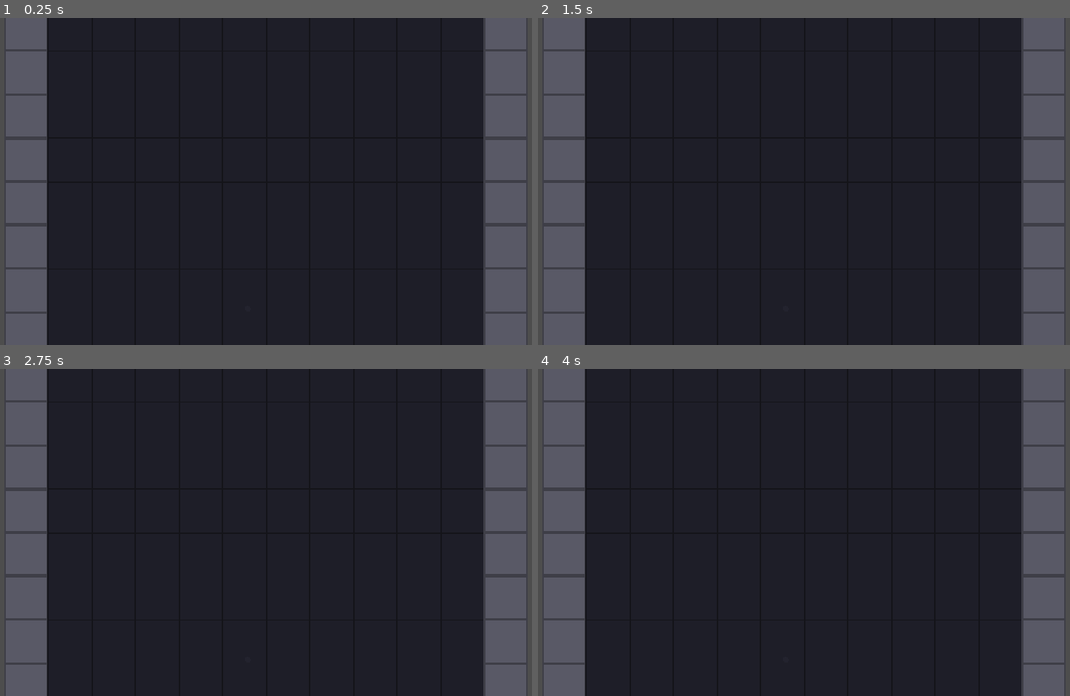
Above: before the commit, frames 1-4 (two rows, left to right).
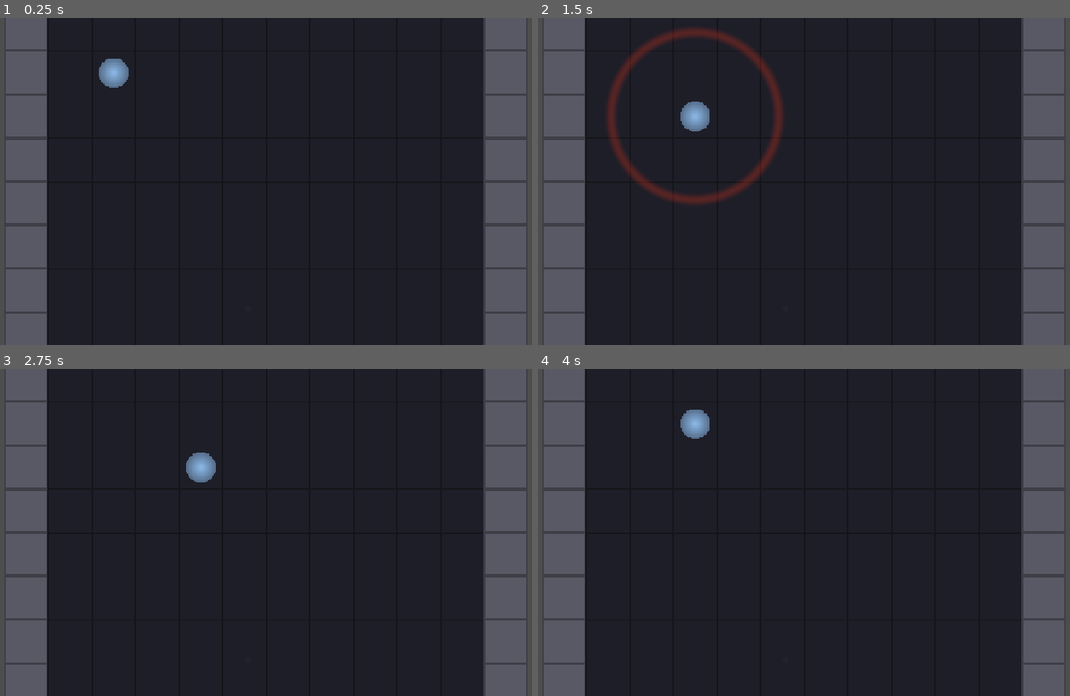
Above: after the commit, the same moments.

Repository: saagpatel/PhantomFrequencies
Game: Godot game, scene res://Scenes/Levels/TestLevel.tscn
Same seed, same stepped clock (60 frames per second), same inputs: the game is played once before the commit and once after it.
Inputs:
- Up to frame 1 (0.25 s): no input
- Up to frame 2 (1.5 s): tap Enter at 0.5 s; hold Right (ui_right) 0.53-1.28 s; hold Down (ui_down) from 1.28 s (still down)
- Up to frame 3 (2.75 s): release Down (ui_down) at 2.03 s; hold Right (ui_right) from 2.03 s (still down)
- Up to frame 4 (4 s): tap Space at 2.75 s; release Right (ui_right) at 2.78 s; hold Up (ui_up) 2.78-3.53 s; tap Enter at 3.5 s; hold Left (ui_left) from 3.53 s (still down)

The runs differ from the first frame. In frame 1, 0.4% of the frame differs, in the area x 18-25%, y 12-22%; in frame 2, 3.0%, in the area x 13-47%, y 3-57%; in frame 3, 0.4%; in frame 4, 0.4%.

Commit message:
feat(player): add grid movement, sound propagation, and wave VFX
- Player scene with beat-aligned grid movement (WASD/arrows)
- On-beat movement is silent (green flash), off-beat emits sound (red flash)
- SoundPropagation autoload: event system with TTL, wall blocking via Bresenham
- SoundWave VFX: shader-driven expanding rings, 20-instance object pool
- Procedural player sprite (ghostly circle) and collision shape
- WASD input mappings added to project config

Diff:
--- a/Scenes/Levels/TestLevel.gd
+++ b/Scenes/Levels/TestLevel.gd
@@ -18,6 +18,10 @@
 	var tilemap: TileMapLayer = $TileMapLayer
 	_setup_tileset(tilemap)
 	_generate_room(tilemap)
+
+	# Wire up SoundPropagation with the tilemap and wave pool
+	SoundPropagation.set_tilemap(tilemap)
+	SoundPropagation.init_wave_pool(self)
 
 
 func _setup_tileset(tilemap: TileMapLayer) -> void:
--- a/Scenes/Levels/TestLevel.tscn
+++ b/Scenes/Levels/TestLevel.tscn
@@ -1,7 +1,8 @@
-[gd_scene load_steps=4 format=3 uid="uid://ctest_level"]
+[gd_scene load_steps=5 format=3 uid="uid://ctest_level"]
 
 [ext_resource type="Script" path="res://Scenes/Levels/TestLevel.gd" id="1_level"]
 [ext_resource type="PackedScene" uid="uid://bbeat_indicator" path="res://Scenes/UI/BeatIndicator.tscn" id="2_beat"]
+[ext_resource type="PackedScene" uid="uid://cplayer" path="res://Scenes/Player/Player.tscn" id="3_player"]
 
 [sub_resource type="TileSet" id="TileSet_room"]
 tile_size = Vector2i(64, 64)
@@ -12,6 +13,9 @@
 [node name="TileMapLayer" type="TileMapLayer" parent="."]
 tile_set = SubResource("TileSet_room")
 
+[node name="Player" parent="." instance=ExtResource("3_player")]
+position = Vector2(160, 160)
+
 [node name="Camera2D" type="Camera2D" parent="."]
 position = Vector2(384, 320)
 zoom = Vector2(1.5, 1.5)
--- /dev/null
+++ b/Scenes/Player/Player.gd
@@ -0,0 +1,131 @@
+extends CharacterBody2D
+## Player character — ghost infiltrating the signal tower.
+## Grid-based movement that checks beat timing.
+## On-beat = silent. Off-beat = emits sound.
+
+const SPRITE_SIZE: float = 48.0
+const FLASH_DURATION: float = 0.15
+
+var grid_position: Vector2i = Vector2i(2, 2)
+var _is_moving: bool = false
+var _tilemap: TileMapLayer = null
+var _sprite: Sprite2D = null
+
+
+func _ready() -> void:
+	# Find the tilemap in the parent level
+	_tilemap = get_parent().get_node_or_null("TileMapLayer") as TileMapLayer
+	_sprite = $Sprite2D
+	_setup_sprite()
+	_setup_collision()
+	_snap_to_grid()
+
+
+func _setup_sprite() -> void:
+	# Generate a ghostly diamond/circle placeholder sprite
+	var size: int = int(SPRITE_SIZE)
+	var img: Image = Image.create(size, size, false, Image.FORMAT_RGBA8)
+	var center: Vector2 = Vector2(size / 2.0, size / 2.0)
+	var radius: float = size / 2.0 - 2.0
+	for x: int in range(size):
+		for y: int in range(size):
+			var dist: float = Vector2(x, y).distance_to(center)
+			if dist < radius:
+				var alpha: float = 1.0 - (dist / radius) * 0.5
+				img.set_pixel(x, y, Color(1.0, 1.0, 1.0, alpha))
+	_sprite.texture = ImageTexture.create_from_image(img)
+
+
+func _setup_collision() -> void:
+	var collision: CollisionShape2D = $CollisionShape2D
+	var shape: CircleShape2D = CircleShape2D.new()
+	shape.radius = SPRITE_SIZE / 2.0 - 4.0
+	collision.shape = shape
+
+
+func _unhandled_input(event: InputEvent) -> void:
+	if _is_moving:
+		return
+
+	var direction: Vector2i = Vector2i.ZERO
+
+	if event.is_action_pressed("ui_right") or event.is_action_pressed("move_right"):
+		direction = Vector2i(1, 0)
+	elif event.is_action_pressed("ui_left") or event.is_action_pressed("move_left"):
+		direction = Vector2i(-1, 0)
+	elif event.is_action_pressed("ui_up") or event.is_action_pressed("move_up"):
+		direction = Vector2i(0, -1)
+	elif event.is_action_pressed("ui_down") or event.is_action_pressed("move_down"):
+		direction = Vector2i(0, 1)
+
+	if direction != Vector2i.ZERO:
+		_try_move(direction)
+
+
+func _try_move(direction: Vector2i) -> void:
+	var target_tile: Vector2i = grid_position + direction
+
+	# Check for wall collision via tilemap
+	if _is_wall(target_tile):
+		return
+
+	# Check beat timing
+	var on_beat: bool = BeatManager.is_on_beat()
+
+	if on_beat:
+		_flash_color(Constants.PLAYER_ON_BEAT_COLOR)
+	else:
+		_flash_color(Constants.PLAYER_OFF_BEAT_COLOR)
+		# Off-beat movement emits sound
+		var world_pos: Vector2 = _tile_to_world(target_tile)
+		SoundPropagation.emit_sound(
+			world_pos,
+			Constants.PLAYER_SOUND_RADIUS,
+			Constants.PLAYER_SOUND_INTENSITY,
+			self
+		)
+
+	# Execute the move
+	grid_position = target_tile
+	_animate_move()
+
+
+func _is_wall(tile: Vector2i) -> bool:
+	if _tilemap == null:
+		return false
+	var atlas_coords: Vector2i = _tilemap.get_cell_atlas_coords(tile)
+	# Wall tile is at atlas (1, 0). No tile data means void/blocked.
+	var tile_data: TileData = _tilemap.get_cell_tile_data(tile)
+	if tile_data == null:
+		return true
+	return atlas_coords == Vector2i(1, 0)
+
+
+func _tile_to_world(tile: Vector2i) -> Vector2:
+	var ts: int = Constants.TILE_SIZE
+	return Vector2(tile.x * ts + ts / 2, tile.y * ts + ts / 2)
+
+
+func _snap_to_grid() -> void:
+	position = _tile_to_world(grid_position)
+
+
+func _animate_move() -> void:
+	_is_moving = true
+	var target_pos: Vector2 = _tile_to_world(grid_position)
+	var tween: Tween = create_tween()
+	tween.tween_property(self, "position", target_pos, Constants.PLAYER_MOVE_DURATION) \
+		.set_ease(Tween.EASE_OUT).set_trans(Tween.TRANS_CUBIC)
+	tween.tween_callback(_on_move_finished)
+
+
+func _on_move_finished() -> void:
+	_is_moving = false
+
+
+func _flash_color(color: Color) -> void:
+	if _sprite == null:
+		return
+	_sprite.modulate = color
+	var tween: Tween = create_tween()
+	tween.tween_property(_sprite, "modulate", Constants.PLAYER_COLOR, FLASH_DURATION)
--- /dev/null
+++ b/Scenes/Player/Player.tscn
@@ -0,0 +1,12 @@
+[gd_scene load_steps=2 format=3 uid="uid://cplayer"]
+
+[ext_resource type="Script" path="res://Scenes/Player/Player.gd" id="1_player"]
+
+[node name="Player" type="CharacterBody2D"]
+collision_layer = 2
+script = ExtResource("1_player")
+
+[node name="Sprite2D" type="Sprite2D" parent="."]
+modulate = Color(0.6, 0.8, 1.0, 0.9)
+
+[node name="CollisionShape2D" type="CollisionShape2D" parent="."]
--- /dev/null
+++ b/Scenes/Player/SoundWave.gd
@@ -0,0 +1,61 @@
+extends Sprite2D
+## Pooled sound wave VFX — expanding ring driven by SoundRipple shader.
+## Managed by SoundPropagation system, not instantiated directly.
+
+const BASE_TEXTURE_SIZE: int = 128
+
+var _is_active: bool = false
+var _duration: float = 0.5
+
+
+func _ready() -> void:
+	# Generate a white square texture for the shader to draw on
+	if texture == null:
+		var img: Image = Image.create(BASE_TEXTURE_SIZE, BASE_TEXTURE_SIZE, false, Image.FORMAT_RGBA8)
+		img.fill(Color.WHITE)
+		texture = ImageTexture.create_from_image(img)
+	# Each instance needs its own material so shader params don't clash
+	material = (material as ShaderMaterial).duplicate()
+
+
+func activate(origin: Vector2, radius: float, intensity: float) -> void:
+	_is_active = true
+	visible = true
+	global_position = origin
+
+	# Scale the sprite so it covers the full radius when progress=1.0
+	# The shader draws at 0.5 UV radius, so sprite needs to be 2x the sound radius
+	var target_size: float = radius * 2.0
+	scale = Vector2(target_size / 128.0, target_size / 128.0)
+
+	# Set color based on intensity: low=blue, high=red
+	var ring_color: Color = _intensity_to_color(intensity)
+	(material as ShaderMaterial).set_shader_parameter("progress", 0.0)
+	(material as ShaderMaterial).set_shader_parameter("ring_color", ring_color)
+
+	# Animate progress 0→1
+	_duration = Constants.SOUND_EVENT_TTL
+	var tween: Tween = create_tween()
+	tween.tween_method(_set_progress, 0.0, 1.0, _duration) \
+		.set_ease(Tween.EASE_OUT).set_trans(Tween.TRANS_QUAD)
+	tween.tween_callback(deactivate)
+
+
+func deactivate() -> void:
+	_is_active = false
+	visible = false
+
+
+func is_active() -> bool:
+	return _is_active
+
+
+func _set_progress(value: float) -> void:
+	(material as ShaderMaterial).set_shader_parameter("progress", value)
+
+
+func _intensity_to_color(intensity: float) -> Color:
+	# Lerp from blue (low) to red (high)
+	var low: Color = Color(0.2, 0.4, 0.9, 0.8)
+	var high: Color = Color(0.9, 0.2, 0.1, 0.8)
+	return low.lerp(high, clampf(intensity, 0.0, 1.0))
--- /dev/null
+++ b/Scenes/Player/SoundWave.tscn
@@ -0,0 +1,15 @@
+[gd_scene load_steps=4 format=3 uid="uid://csound_wave"]
+
+[ext_resource type="Script" path="res://Scenes/Player/SoundWave.gd" id="1_wave"]
+[ext_resource type="Shader" path="res://Shaders/SoundRipple.gdshader" id="2_shader"]
+
+[sub_resource type="ShaderMaterial" id="ShaderMaterial_ripple"]
+shader = ExtResource("2_shader")
+shader_parameter/progress = 0.0
+shader_parameter/ring_color = Color(0.2, 0.4, 0.9, 0.8)
+shader_parameter/ring_width = 0.03
+
+[node name="SoundWave" type="Sprite2D"]
+visible = false
+material = SubResource("ShaderMaterial_ripple")
+script = ExtResource("1_wave")
--- a/Scenes/Systems/Constants.gd
+++ b/Scenes/Systems/Constants.gd
@@ -12,5 +12,15 @@
 
 # Sound propagation
 const SOUND_DECAY_RATE: float = 2.0
+const SOUND_EVENT_TTL: float = 0.5  # seconds before a sound event expires
+const SOUND_WAVE_POOL_SIZE: int = 20
+const PLAYER_SOUND_RADIUS: float = 192.0  # 3 tiles
+const PLAYER_SOUND_INTENSITY: float = 1.0
 const GUARD_HEARING_RANGE: float = 320.0   # 5 tiles
 const SENTINEL_HEARING_RANGE: float = 448.0  # 7 tiles
+
+# Player
+const PLAYER_MOVE_DURATION: float = 0.12  # seconds for move tween
+const PLAYER_COLOR: Color = Color(0.6, 0.8, 1.0, 0.9)  # ghostly blue-white
+const PLAYER_ON_BEAT_COLOR: Color = Color(0.2, 0.9, 0.3, 0.9)  # green flash
+const PLAYER_OFF_BEAT_COLOR: Color = Color(0.9, 0.2, 0.2, 0.9)  # red flash
--- /dev/null
+++ b/Scenes/Systems/SoundPropagation.gd
@@ -0,0 +1,123 @@
+extends Node
+## Singleton — manages all sound events in the level.
+## Sound events have a position, radius, intensity, and TTL.
+## Guards and other listeners connect to the sound_emitted signal.
+
+signal sound_emitted(event: Dictionary)
+
+## Active sound events. Each entry:
+## { origin: Vector2, radius: float, intensity: float, source: Node,
+##   time_remaining: float, id: int }
+var _active_events: Array[Dictionary] = []
+var _next_event_id: int = 0
+var _tilemap: TileMapLayer = null
+var _wall_atlas: Vector2i = Vector2i(1, 0)
+
+# SoundWave VFX object pool
+var _wave_pool: Array[Node] = []
+var _wave_scene: PackedScene = preload("res://Scenes/Player/SoundWave.tscn")
+var _pool_parent: Node = null
+
+
+func set_tilemap(tilemap: TileMapLayer) -> void:
+	_tilemap = tilemap
+
+
+## Initialize the wave pool under a parent node (call from level _ready).
+func init_wave_pool(parent: Node) -> void:
+	_pool_parent = parent
+	for i: int in range(Constants.SOUND_WAVE_POOL_SIZE):
+		var wave: Node = _wave_scene.instantiate()
+		parent.add_child(wave)
+		_wave_pool.append(wave)
+
+
+## Emit a sound event at a world position.
+func emit_sound(origin: Vector2, radius: float, intensity: float, source: Node) -> void:
+	var event: Dictionary = {
+		"origin": origin,
+		"radius": radius,
+		"intensity": intensity,
+		"source": source,
+		"time_remaining": Constants.SOUND_EVENT_TTL,
+		"id": _next_event_id,
+	}
+	_next_event_id += 1
+	_active_events.append(event)
+	sound_emitted.emit(event)
+	_spawn_wave_vfx(origin, radius, intensity)
+
+
+## Check if a sound at origin can reach target without hitting a wall.
+func can_sound_reach(origin: Vector2, target: Vector2) -> bool:
+	if _tilemap == null:
+		return true
+
+	var tile_size: int = Constants.TILE_SIZE
+	var from_tile: Vector2i = Vector2i(
+		int(origin.x) / tile_size,
+		int(origin.y) / tile_size
+	)
+	var to_tile: Vector2i = Vector2i(
+		int(target.x) / tile_size,
+		int(target.y) / tile_size
+	)
+
+	# Bresenham line between tiles — if any tile is a wall, sound is blocked
+	var points: Array[Vector2i] = _bresenham_line(from_tile, to_tile)
+	for point: Vector2i in points:
+		var tile_data: TileData = _tilemap.get_cell_tile_data(point)
+		if tile_data == null:
+			# No tile = void = blocked
+			return false
+		var atlas_coords: Vector2i = _tilemap.get_cell_atlas_coords(point)
+		if atlas_coords == _wall_atlas:
+			return false
+	return true
+
+
+func get_active_events() -> Array[Dictionary]:
+	return _active_events
+
+
+func _process(delta: float) -> void:
+	# Decay and remove expired events
+	var i: int = _active_events.size() - 1
+	while i >= 0:
+		_active_events[i]["time_remaining"] -= delta
+		if _active_events[i]["time_remaining"] <= 0.0:
+			_active_events.remove_at(i)
+		i -= 1
+
+
+## Grab an inactive wave from the pool and activate it.
+func _spawn_wave_vfx(origin: Vector2, radius: float, intensity: float) -> void:
+	for wave: Node in _wave_pool:
+		if not wave.is_active():
+			wave.activate(origin, radius, intensity)
+			return
+	# Pool exhausted — skip VFX this frame
+
+
+## Bresenham line algorithm returning all tile coordinates between two points.
+func _bresenham_line(from: Vector2i, to: Vector2i) -> Array[Vector2i]:
+	var points: Array[Vector2i] = []
+	var dx: int = absi(to.x - from.x)
+	var dy: int = -absi(to.y - from.y)
+	var sx: int = 1 if from.x < to.x else -1
+	var sy: int = 1 if from.y < to.y else -1
+	var err: int = dx + dy
+	var current: Vector2i = from
+
+	while true:
+		points.append(current)
+		if current == to:
+			break
+		var e2: int = 2 * err
+		if e2 >= dy:
+			err += dy
+			current.x += sx
+		if e2 <= dx:
+			err += dx
+			current.y += sy
+	return points
--- a/project.godot
+++ b/project.godot
@@ -23,6 +23,7 @@
 
 Constants="*res://Scenes/Systems/Constants.gd"
 BeatManager="*res://Scenes/Systems/BeatManager.gd"
+SoundPropagation="*res://Scenes/Systems/SoundPropagation.gd"
 
 [display]
 
@@ -30,6 +31,29 @@
 window/size/viewport_height=720
 window/stretch/mode="canvas_items"
 
+[input]
+
+move_up={
+"deadzone": 0.5,
+"events": [Object(InputEventKey,"resource_local_to_scene":false,"resource_name":"","device":-1,"window_id":0,"alt_pressed":false,"shift_pressed":false,"ctrl_pressed":false,"meta_pressed":false,"pressed":false,"keycode":0,"physical_keycode":87,"key_label":0,"unicode":119,"location":0,"echo":false,"script":null)
+]
+}
+move_down={
+"deadzone": 0.5,
+"events": [Object(InputEventKey,"resource_local_to_scene":false,"resource_name":"","device":-1,"window_id":0,"alt_pressed":false,"shift_pressed":false,"ctrl_pressed":false,"meta_pressed":false,"pressed":false,"keycode":0,"physical_keycode":83,"key_label":0,"unicode":115,"location":0,"echo":false,"script":null)
+]
+}
+move_left={
+"deadzone": 0.5,
+"events": [Object(InputEventKey,"resource_local_to_scene":false,"resource_name":"","device":-1,"window_id":0,"alt_pressed":false,"shift_pressed":false,"ctrl_pressed":false,"meta_pressed":false,"pressed":false,"keycode":0,"physical_keycode":65,"key_label":0,"unicode":97,"location":0,"echo":false,"script":null)
+]
+}
+move_right={
+"deadzone": 0.5,
+"events": [Object(InputEventKey,"resource_local_to_scene":false,"resource_name":"","device":-1,"window_id":0,"alt_pressed":false,"shift_pressed":false,"ctrl_pressed":false,"meta_pressed":false,"pressed":false,"keycode":0,"physical_keycode":68,"key_label":0,"unicode":100,"location":0,"echo":false,"script":null)
+]
+}
+
 [rendering]
 
 textures/canvas_textures/default_texture_filter=0
